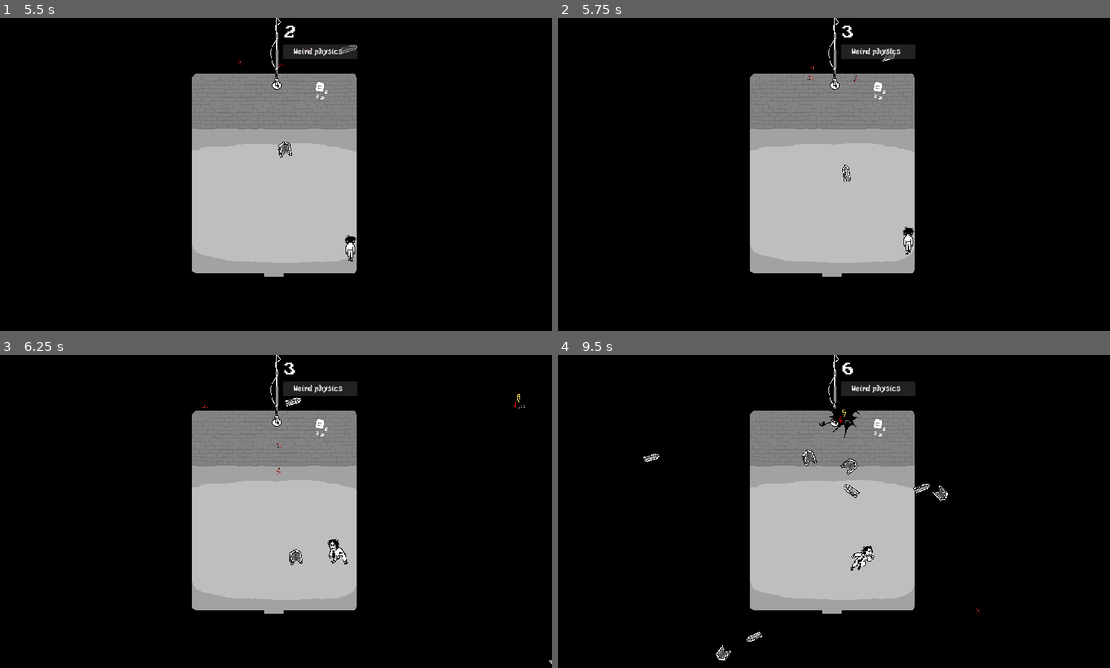
Above: before the commit, frames 1-4 (two rows, left to right).
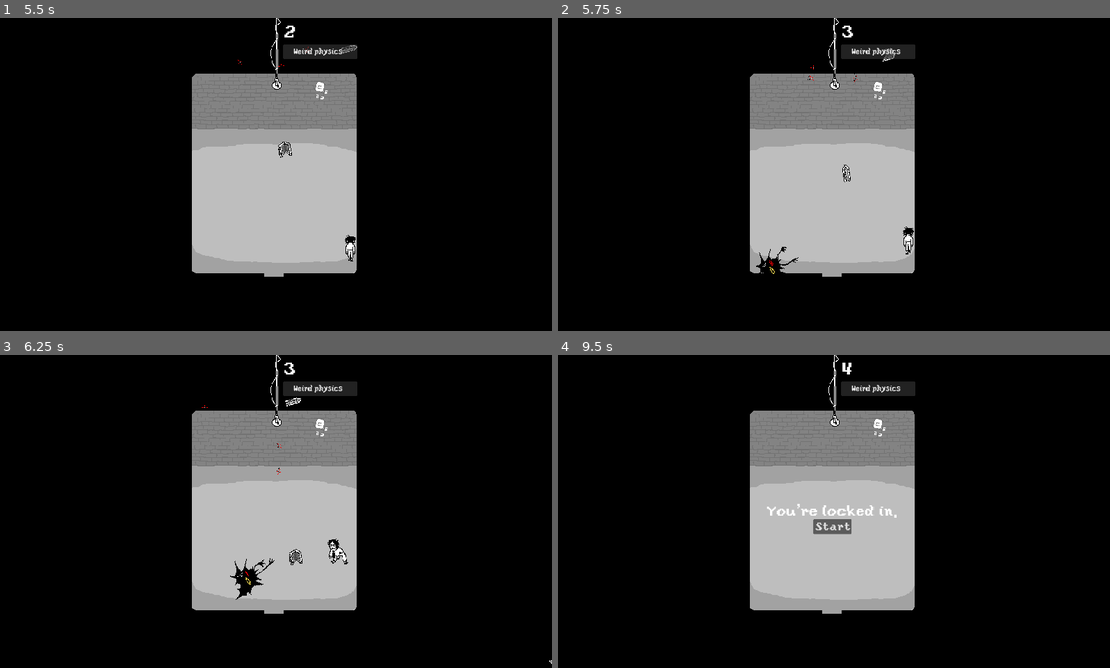
Above: after the commit, the same moments.

Repository: Buramuh/sibtrio
Game: Godot game, scene res://main.tscn
Two runs of this game, one before a commit and one after it. Both use one fixed random seed, a clock stepped at 60 frames per second and the inputs below.
Inputs:
- Up to frame 1 (5.5 s): click "Start" at 0.5 s; click "Weird physics" at 1.25 s; click "x Weird physics" at 2 s; hold Right (move_right) 2.78-3.53 s; hold Space (dash) 2.78-3.53 s; hold Down (move_down) 3.53-4.28 s; tap Space (dash) at 3.6, 5.1 s; hold Right (move_right) 4.28-5.03 s; hold Space (dash) 4.28-5.03 s; hold Up (move_up) from 5.03 s (still down)
- Up to frame 2 (5.75 s): keep holding Up (move_up)
- Up to frame 3 (6.25 s): release Up (move_up) at 5.78 s; hold Left (move_left) from 5.78 s (still down); hold Space (dash) from 5.78 s (still down)
- Up to frame 4 (9.5 s): release Space (dash) at 6.53 s; tap Space (dash) at 6.6, 8.1 s; release Left (move_left) at 7.28 s; hold Down (move_down) 7.28-8.03 s; hold Space (dash) 7.28-8.03 s; hold Right (move_right) 8.03-8.78 s; hold Up (move_up) from 8.78 s (still down); hold Space (dash) from 8.78 s (still down)

Frame 1 is identical in both runs. In frame 2, 0.2% of the frame differs, in the area x 35-44%, y 73-82%; in frame 3, 0.3%; in frame 4, 1.5%, in the area x 15-77%, y 2-98%.

Commit message:
Spawn phantoms at level edges

Diff:
--- /dev/null
+++ b/Demo's/celeryman/CirclePath.gd
@@ -0,0 +1,27 @@
+extends Path2D
+
+var SCREEN_WIDTH = 1920
+var SCREEN_HEIGHT = 1080
+
+var ORIGIN_X = SCREEN_WIDTH/2
+var ORIGIN_Y = SCREEN_HEIGHT/2
+var ORIGIN = Vector2(ORIGIN_X, ORIGIN_Y)
+
+var RAD_HOR = 400
+var RAD_VER = 400
+
+var POINTS = 32
+
+
+# Called when the node enters the scene tree for the first time.
+func _ready():
+	curve = Curve2D.new()
+
+	for i in range(0, POINTS+1):
+		var angle = float(i) / POINTS * TAU
+		curve.add_point(Vector2(cos(angle) * RAD_HOR, sin(angle) * RAD_VER) + ORIGIN)
+
+
+# Called every frame. 'delta' is the elapsed time since the previous frame.
+func _process(delta):
+	pass
--- a/Demo's/celeryman/MobPath.gd
+++ b/Demo's/celeryman/EdgePath.gd
@@ -5,6 +5,7 @@
 var ORIGIN_X = WIDTH/2
 var ORIGIN_Y = HEIGHT/2
 var PAD = 50
+
 
 # Called when the node enters the scene tree for the first time.
 func _ready():
--- a/Demo's/celeryman/main.gd
+++ b/Demo's/celeryman/main.gd
@@ -60,7 +60,11 @@
 		mob.collision_mask = 1
 
 	# Choose a random location on Path2D.
-	var mob_spawn_location = get_node("MobPath/MobSpawnLocation")
+	var mob_spawn_location
+	if mob.variant == Mob.Variant.PHANTOM:
+		mob_spawn_location = get_node("CirclePath/CircleFollow")
+	else:
+		mob_spawn_location = get_node("EdgePath/EdgeFollow")
 	mob_spawn_location.progress_ratio = randf()
 
 	# Set the mob's position to a random location.
--- a/Demo's/celeryman/main.tscn
+++ b/Demo's/celeryman/main.tscn
@@ -1,13 +1,12 @@
-[gd_scene load_steps=12 format=3 uid="uid://bjieui3o6ucbi"]
+[gd_scene load_steps=14 format=3 uid="uid://bjieui3o6ucbi"]
 
 [ext_resource type="PackedScene" uid="uid://tr2effoof52l" path="res://actors/player.tscn" id="1_3glji"]
 [ext_resource type="Script" path="res://main.gd" id="1_qg3oa"]
 [ext_resource type="PackedScene" uid="uid://cu0sx0egxagf3" path="res://actors/mob.tscn" id="2_3in1u"]
 [ext_resource type="Texture2D" uid="uid://y4wcrsqrsa7b" path="res://art/background/back1.png" id="3_lxxe7"]
-[ext_resource type="Script" path="res://MobPath.gd" id="5_7rn7j"]
+[ext_resource type="Script" path="res://EdgePath.gd" id="6_h3jmk"]
 [ext_resource type="PackedScene" uid="uid://ch7yo8kbbm7b4" path="res://ui/hud.tscn" id="6_ii03r"]
-
-[sub_resource type="Curve2D" id="Curve2D_xyif2"]
+[ext_resource type="Script" path="res://CirclePath.gd" id="7_prpiv"]
 
 [sub_resource type="RectangleShape2D" id="RectangleShape2D_e1k4b"]
 size = Vector2(64, 921)
@@ -20,6 +19,10 @@
 
 [sub_resource type="RectangleShape2D" id="RectangleShape2D_lo8of"]
 size = Vector2(64, 152)
+
+[sub_resource type="Curve2D" id="Curve2D_xyif2"]
+
+[sub_resource type="Curve2D" id="Curve2D_300pi"]
 
 [node name="Main" type="Node"]
 script = ExtResource("1_qg3oa")
@@ -47,14 +50,6 @@
 
 [node name="StartPosition" type="Marker2D" parent="."]
 position = Vector2(960, 720)
-
-[node name="MobPath" type="Path2D" parent="."]
-curve = SubResource("Curve2D_xyif2")
-script = ExtResource("5_7rn7j")
-
-[node name="MobSpawnLocation" type="PathFollow2D" parent="MobPath"]
-position = Vector2(48, 128)
-rotation = -0.675258
 
 [node name="Walls" type="StaticBody2D" parent="."]
 position = Vector2(652, 544)
@@ -90,6 +85,20 @@
 
 [node name="HUD" parent="." instance=ExtResource("6_ii03r")]
 
+[node name="EdgePath" type="Path2D" parent="."]
+curve = SubResource("Curve2D_xyif2")
+script = ExtResource("6_h3jmk")
+
+[node name="EdgeFollow" type="PathFollow2D" parent="EdgePath"]
+position = Vector2(48, 128)
+rotation = -0.675258
+
+[node name="CirclePath" type="Path2D" parent="."]
+curve = SubResource("Curve2D_300pi")
+script = ExtResource("7_prpiv")
+
+[node name="CircleFollow" type="PathFollow2D" parent="CirclePath"]
+
 [connection signal="hit" from="Player" to="." method="game_over"]
 [connection signal="timeout" from="MobTimer" to="." method="_on_mob_timer_timeout"]
 [connection signal="timeout" from="ScoreTimer" to="." method="_on_score_timer_timeout"]
